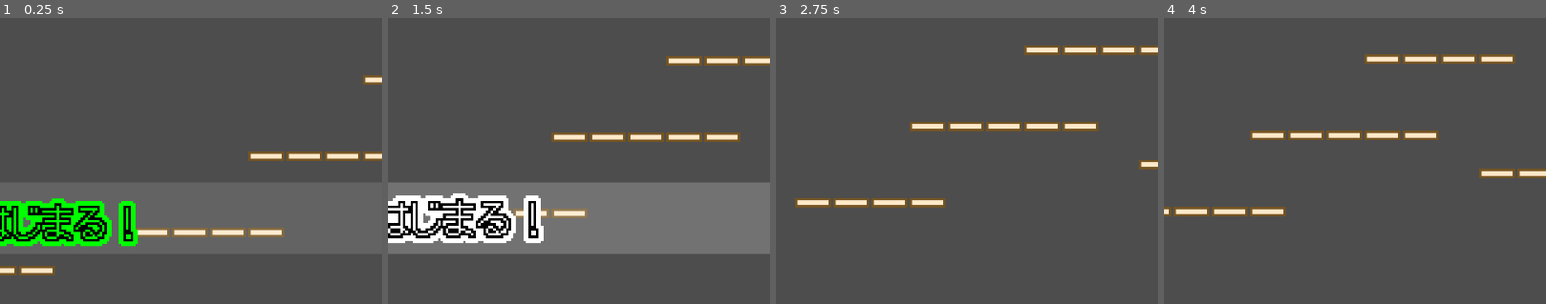
Above: before the commit, frames 1-4 (left to right).
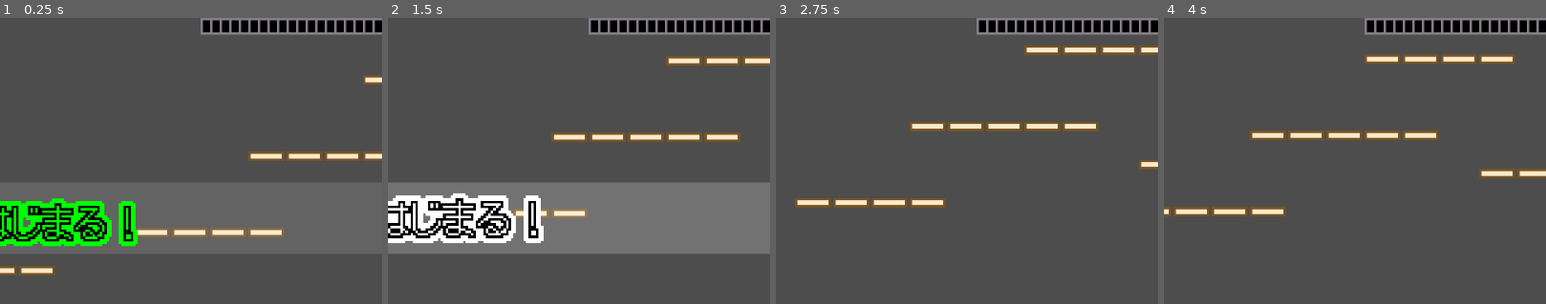
Above: after the commit, the same moments.

Repository: syun77/gd_ino
Game: Godot game, scene res://Main.tscn
Two runs of this game, one before a commit and one after it. Both use one fixed random seed, a clock stepped at 60 frames per second and the inputs below.
Inputs (mouse positions are % of the whole screen's width and height, from its top left):
- Up to frame 1 (0.25 s): no input
- Up to frame 2 (1.5 s): move the mouse to (72, 45) at 0.52 s; hold Space (action) 0.53-1.28 s; hold Right (ui_right) from 0.53 s (still down); move the mouse to (30, 55) at 1.27 s; tap Space (action) at 1.35 s
- Up to frame 3 (2.75 s): move the mouse to (60, 28) at 2.02 s; release Right (ui_right) at 2.03 s; hold Left (ui_left) from 2.03 s (still down); hold Space (action) from 2.03 s (still down)
- Up to frame 4 (4 s): move the mouse to (45, 70) at 2.77 s; release Left (ui_left) at 2.78 s; release Space (action) at 2.78 s; hold Right (ui_right) from 2.78 s (still down); tap Space (action) at 2.85 s; move the mouse to (80, 65) at 3.52 s; hold Space (action) from 3.53 s (still down)
The pictures show only the part of the screen within x 50-100%, y 0-50%; the shares and areas given below are measured in that part.

The runs differ from the first frame. In frame 1, 2.5% of the frame differs, in the area x 52-100%, y 0-6%; in frame 2, 2.5%; in frame 3, 2.5%; in frame 4, 2.5%.

Commit message:
アイテムリストを実装

Diff:
--- a/gd_ino/Main.gd
+++ b/gd_ino/Main.gd
@@ -28,7 +28,7 @@
 # preload.
 # ---------------------------------
 const ITEM_OBJ = preload("res://src/item/Item.tscn")
-const ITEM_UI_OBJ = preload("res://src/ui/ItemUI.tscn")
+const UI_ITEM_OBJ = preload("res://src/ui/UIItem.tscn")
 
 # ---------------------------------
 # onready.
@@ -38,6 +38,7 @@
 @onready var _map = $TileMap
 @onready var _ui_health = $UILayer/UIHeath
 @onready var _ui_caption = $UILayer/UICaption
+@onready var _ui_item_list = $UILayer/UIItemList
 
 @onready var _item_layer = $ItemLayer
 @onready var _particle_layer = $ParticleLayer
@@ -54,7 +55,7 @@
 ## 獲得アイテム.
 var _gain_item = Map.eItem.NONE
 ## アイテムウィンドウ.
-var _item_ui:ItemUI = null
+var _item_ui:UIItem = null
 
 # ---------------------------------
 # private functions.
@@ -135,12 +136,13 @@
 			elif _gain_item != Map.eItem.NONE:
 				# アイテム獲得メッセージを表示.
 				_main_step = eMainStep.ITEM_MSG
-				_item_ui = ITEM_UI_OBJ.instantiate()
+				_item_ui = UI_ITEM_OBJ.instantiate()
 				_ui_layer.add_child(_item_ui)
 				_item_ui.setup(_gain_item)
 		eMainStep.ITEM_MSG:
 			if is_instance_valid(_item_ui) == false:
 				# アイテム獲得メッセージ表示終了.
+				_ui_item_list.gain(_gain_item)
 				_player.reset_item()
 				_main_step = eMainStep.MAIN
 
--- a/gd_ino/Main.tscn
+++ b/gd_ino/Main.tscn
@@ -6,6 +6,7 @@
 [ext_resource type="AudioStream" uid="uid://vih3euxe7q6c" path="res://assets/sound/ino1.ogg" id="4_fwcs8"]
 [ext_resource type="PackedScene" uid="uid://b4l2qr5ybm4ju" path="res://src/ui/UIHealth.tscn" id="5_nt1as"]
 [ext_resource type="PackedScene" uid="uid://dfegnd2mn10k1" path="res://src/ui/UICaption.tscn" id="5_w4dc7"]
+[ext_resource type="PackedScene" uid="uid://c2w3a7gpfkbnn" path="res://src/ui/UIItemList.tscn" id="6_d1ksn"]
 
 [node name="Main" type="Node2D"]
 script = ExtResource("1_q18xd")
@@ -30,6 +31,8 @@
 
 [node name="UICaption" parent="UILayer" instance=ExtResource("5_w4dc7")]
 
+[node name="UIItemList" parent="UILayer" instance=ExtResource("6_d1ksn")]
+
 [node name="BGM" type="AudioStreamPlayer" parent="."]
 stream = ExtResource("4_fwcs8")
 
--- a/gd_ino/src/common/Config.gd
+++ b/gd_ino/src/common/Config.gd
@@ -21,7 +21,7 @@
 ## 重力加速度.
 @export var gravity = 35.0#0.2
 ## 落下の最高速度.
-@export var fall_speed_max = 800.0#4.0
+@export var fall_speed_max = 400.0#4.0
 ## ライフの回復インターバル.
 @export var life_ratio = 400.0 / FPS # 6.666sec
 ## ダメージ時の無敵タイマー.
--- a/gd_ino/src/common/Map.gd
+++ b/gd_ino/src/common/Map.gd
@@ -69,6 +69,56 @@
 	KEY = 23, # 未使用.
 }
 
+## 収集アイテム番号.
+const ITEM_BEGIN = eItem.FUJI # 開始.
+const ITEM_END = eItem.OMEGA # 終端.
+
+## アイテム種別.
+enum eItemType {
+	FUJI, # 富士系.
+	TAKA, # 鷹系.
+	NASU, # 茄子系.
+	HELL, # クソゲー.
+	OTHER, # その他.
+
+	POWER_UP, # パワーアップ系.
+}
+
+func get_item_type(id:eItem) -> eItemType:
+	if eItem.FUJI <= id and id <= eItem.V:
+		return eItemType.FUJI
+	if eItem.TAKA <= id and id <= eItem.KATAKATA:
+		return eItemType.TAKA
+	if eItem.NASU <= id and id <= eItem.NAZUNA:
+		return eItemType.NASU
+	if eItem.GAMEHELL <= id and id <= eItem.POED:
+		return eItemType.HELL
+	if eItem.MILESTONE <= id and id <= eItem.OMEGA:
+		return eItemType.OTHER
+
+	return eItemType.POWER_UP
+
+func item_to_color(id:eItem) -> Color:
+	var ret = Color.WHITE
+	match get_item_type(id):
+		eItemType.FUJI:
+			ret = Color.DEEP_PINK
+		eItemType.TAKA:
+			ret = Color.CORAL
+		eItemType.NASU:
+			ret = Color.MAGENTA
+		eItemType.HELL:
+			ret = Color.GREEN
+		eItemType.OTHER:
+			ret = Color.DODGER_BLUE
+		_:
+			ret = Color.YELLOW
+
+	if Item.is_rare(id) == false:
+		# レア系意外は暗くする.
+		ret = ret.lerp(Color.BLACK, 0.5)
+
+	return ret
 # --------------------------------------------------
 # private var.
 # --------------------------------------------------
--- a/gd_ino/src/player/Player.gd
+++ b/gd_ino/src/player/Player.gd
@@ -163,7 +163,8 @@
 	_spr.visible = true
 
 	# 移動.
-	velocity.y += _config.gravity
+	## 重力.
+	velocity.y = min(velocity.y + _config.gravity, _config.fall_speed_max)
 	_update_horizontal_moving(false)
 	move_and_slide()
 
--- a/gd_ino/src/ui/ItemUI.gd
+++ b/gd_ino/src/ui/UIItem.gd
@@ -3,12 +3,12 @@
 # ========================================
 # アイテムUI
 # ========================================
-class_name ItemUI
+class_name UIItem
 
 # ----------------------------------------
 # const.
 # ----------------------------------------
-const TIME_WAIT = 0.5
+const TIME_WAIT = 0.1
 
 # ----------------------------------------
 # onready.
@@ -32,11 +32,13 @@
 	_item.frame = Item.SPR_FRAME_OFS + _itemID - 1
 	_window.frame = _itemID - 1
 
+	_frame.color = Map.item_to_color(itemID)
+
 	if Item.is_rare(itemID):
 		# レアアイテム.
-		Common.play_se("itemget")
+		Common.play_se("itemget", 2)
 	else:
-		Common.play_se("itemget2")
+		Common.play_se("itemget2", 2)
 
 	_root.position.y = -1024
 
--- a/gd_ino/src/ui/ItemUI.tscn
+++ b/gd_ino/src/ui/UIItem.tscn
@@ -1,17 +1,17 @@
 [gd_scene load_steps=4 format=3 uid="uid://bvvkgntj4wva3"]
 
-[ext_resource type="Script" path="res://src/ui/ItemUI.gd" id="1_amfqc"]
-[ext_resource type="Texture2D" uid="uid://dgmqto4knayb8" path="res://assets/tiles/tile.png" id="2_jedmv"]
-[ext_resource type="Texture2D" uid="uid://c0rd8ddmtpqq1" path="res://assets/images/item_msg.png" id="2_kcu81"]
+[ext_resource type="Script" path="res://src/ui/UIItem.gd" id="1_lwd47"]
+[ext_resource type="Texture2D" uid="uid://dgmqto4knayb8" path="res://assets/tiles/tile.png" id="2_ibdsa"]
+[ext_resource type="Texture2D" uid="uid://c0rd8ddmtpqq1" path="res://assets/images/item_msg.png" id="3_m3eg3"]
 
-[node name="ItemUI" type="Control"]
+[node name="UIItem" type="Control"]
 layout_mode = 3
 anchors_preset = 15
 anchor_right = 1.0
 anchor_bottom = 1.0
 grow_horizontal = 2
 grow_vertical = 2
-script = ExtResource("1_amfqc")
+script = ExtResource("1_lwd47")
 
 [node name="Root" type="Node2D" parent="."]
 
--- /dev/null
+++ b/gd_ino/src/ui/UIItemList.gd
@@ -0,0 +1,26 @@
+extends Control
+
+const ITEM_PARTS_OBJ = preload("res://src/ui/UIItemParts.tscn")
+
+@onready var _bg = $Bg
+
+var _item_list = {}
+
+func gain(itemID:Map.eItem) -> void:
+	if Map.get_item_type(itemID) == Map.eItemType.POWER_UP:
+		return # パワーアップ系は何もしない.
+
+	var obj:UIItemParts = _item_list[itemID]
+	obj.gain()
+
+func _ready() -> void:
+	var pos = _bg.position
+	var idx = Map.ITEM_BEGIN
+	while idx <= Map.ITEM_END:
+		var obj = ITEM_PARTS_OBJ.instantiate()
+		obj.position = pos
+		add_child(obj)
+		obj.itemID = idx
+		_item_list[idx] = obj
+		pos.x += 16 # 一つあたりのパーツの幅.
+		idx += 1
--- /dev/null
+++ b/gd_ino/src/ui/UIItemList.tscn
@@ -0,0 +1,18 @@
+[gd_scene load_steps=3 format=3 uid="uid://c2w3a7gpfkbnn"]
+
+[ext_resource type="Script" path="res://src/ui/UIItemList.gd" id="1_blwno"]
+[ext_resource type="Texture2D" uid="uid://5d1jqt7ru6yi" path="res://assets/images/item_list.png" id="1_buv3h"]
+
+[node name="UIItemList" type="Control"]
+layout_mode = 3
+anchors_preset = 15
+anchor_right = 1.0
+anchor_bottom = 1.0
+grow_horizontal = 2
+grow_vertical = 2
+script = ExtResource("1_blwno")
+
+[node name="Bg" type="Sprite2D" parent="."]
+position = Vector2(976, 0)
+texture = ExtResource("1_buv3h")
+centered = false
--- /dev/null
+++ b/gd_ino/src/ui/UIItemParts.gd
@@ -0,0 +1,38 @@
+extends Control
+
+class_name UIItemParts
+
+const TIMER_BLINK = 0.5
+
+@onready var _bg = $Bg
+@onready var _spr = $Sprite2D
+
+var _type = Map.eItemType.FUJI
+var _color = Color.WHITE
+var _timer_blink = 0.0
+var _gained = false
+
+func gain() -> void:
+	_bg.color = Color.WHITE
+	_spr.modulate = _color
+	_timer_blink = TIMER_BLINK
+	_gained = true
+
+func _ready() -> void:
+	_bg.color = Color.BLACK
+	_spr.modulate = Color.BLACK
+
+func _process(delta: float) -> void:
+	if _gained:
+		_spr.visible = true
+		if _timer_blink > 0:
+			_timer_blink -= delta
+			var v = int(_timer_blink * 100)
+			if v%10 < 5:
+				_spr.visible = false
+
+var itemID = Map.eItem.NONE:
+	set(v):
+		itemID = v
+		_type = Map.get_item_type(v)
+		_color = Map.item_to_color(v)
--- /dev/null
+++ b/gd_ino/src/ui/UIItemParts.tscn
@@ -0,0 +1,22 @@
+[gd_scene load_steps=3 format=3 uid="uid://c2gyvlyf5b2ey"]
+
+[ext_resource type="Script" path="res://src/ui/UIItemParts.gd" id="1_au486"]
+[ext_resource type="Texture2D" uid="uid://twqbcy75ig1f" path="res://assets/images/item_parts.png" id="1_hbshv"]
+
+[node name="UIItemParts" type="Control"]
+layout_mode = 3
+anchors_preset = 0
+offset_right = 40.0
+offset_bottom = 40.0
+script = ExtResource("1_au486")
+
+[node name="Bg" type="ColorRect" parent="."]
+offset_left = 4.0
+offset_top = 4.0
+offset_right = 16.0
+offset_bottom = 24.0
+
+[node name="Sprite2D" type="Sprite2D" parent="."]
+modulate = Color(1, 0, 1, 1)
+texture = ExtResource("1_hbshv")
+centered = false
Not shown: 1 places in gd_ino/Main.tscn that only renumber resources
Binary file added: gd_ino/assets/images/item_list.png
Binary file added: gd_ino/assets/images/item_parts.png
Binary file changed: gd_ino/assets/tiles/tile.png
Not shown: 2 places in gd_ino/src/ui/UIItem.tscn that only renumber resources
